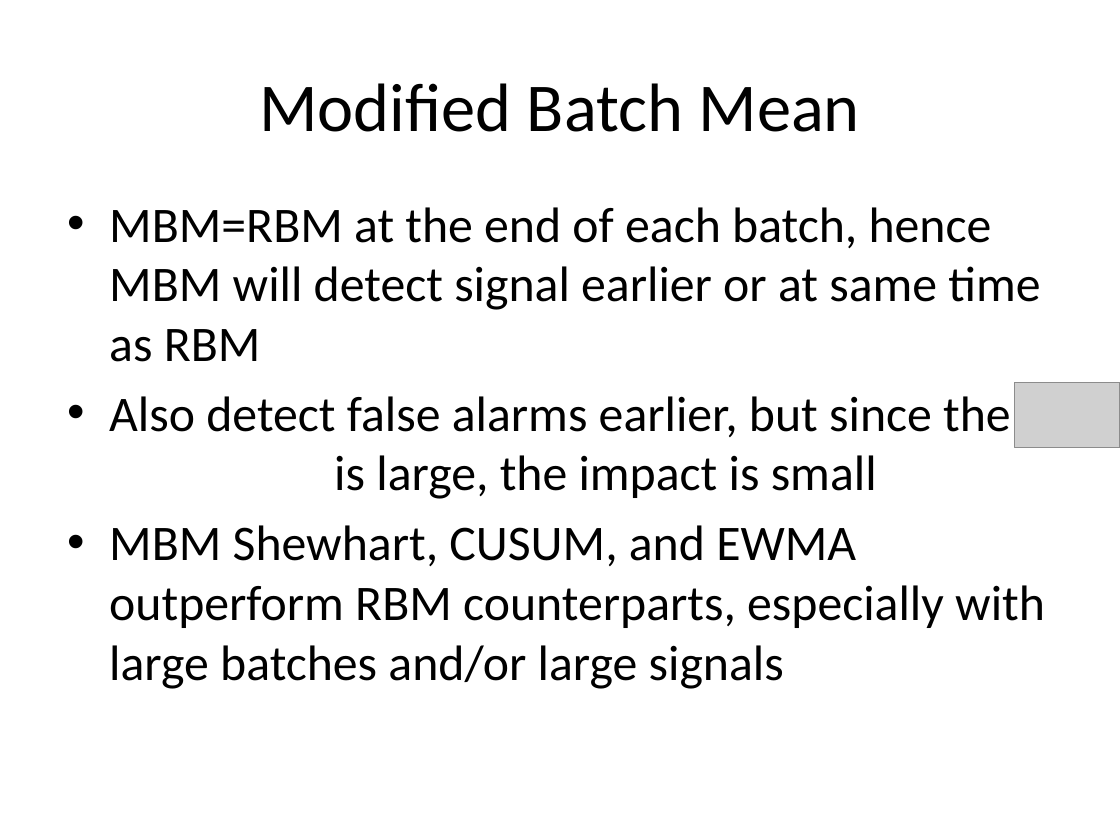
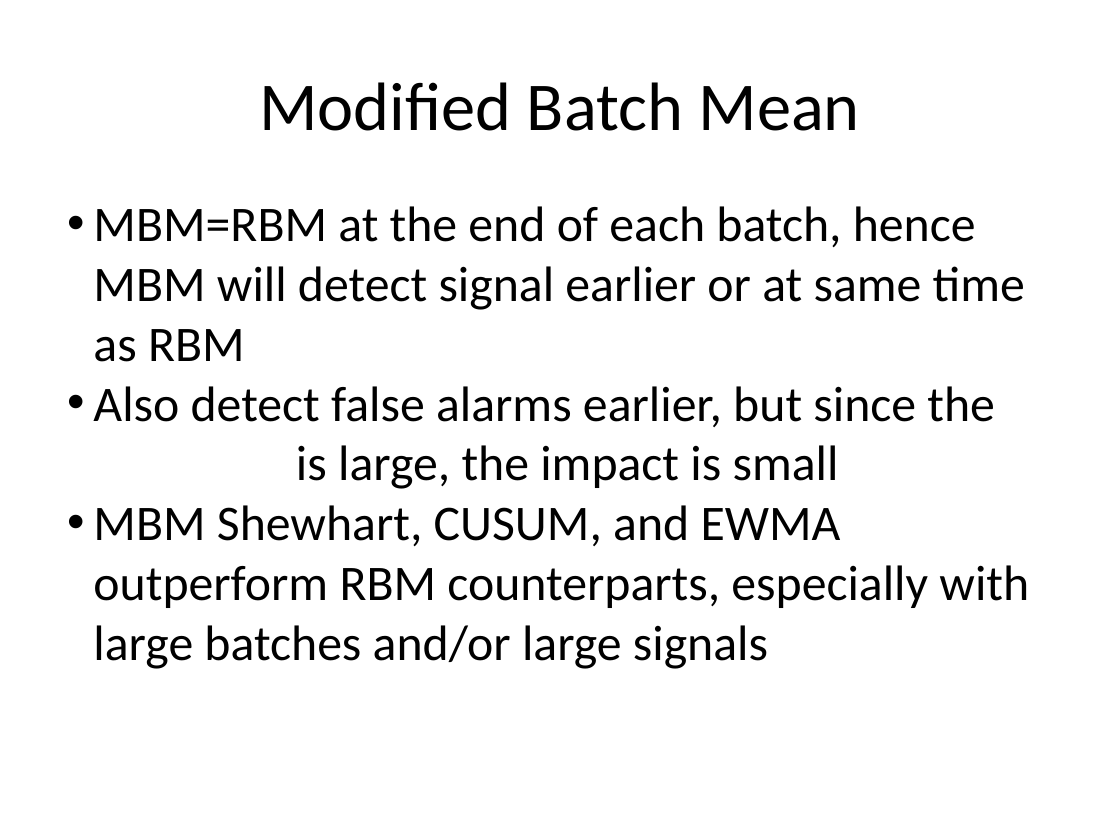
Before and after one commit to gilbertbrian/Statistical-Control-for-Network-Intrusion, a slide deck: slide 14 of Gilbert_-_SPC_Approaches_for_Computer_Network_Intrusion2.pptx. Drawn at 1120x840 pixels with LibreOffice and Linux fonts; fonts in the diff are those of the drawing; grey boxes stand for pictures. Boxes give left, top, right and bottom in pixels: in the first picture for what was removed or moved away, otherwise in the second. Text is boxed around its words. In the diff, an @@ line names an element or a change of style, - is before the commit and + after.

```diff
--- a/Gilbert_-_SPC_Approaches_for_Computer_Network_Intrusion2.pptx
+++ b/Gilbert_-_SPC_Approaches_for_Computer_Network_Intrusion2.pptx
@@ text "MBM=RBM at the end of ..." at box(93, 206, 1029, 669): indent changed; less space between paragraphs @@
@@ picture removed at box(1015, 383, 1120, 448) @@
```
Also in this commit, not shown: 12 other slides changed.
